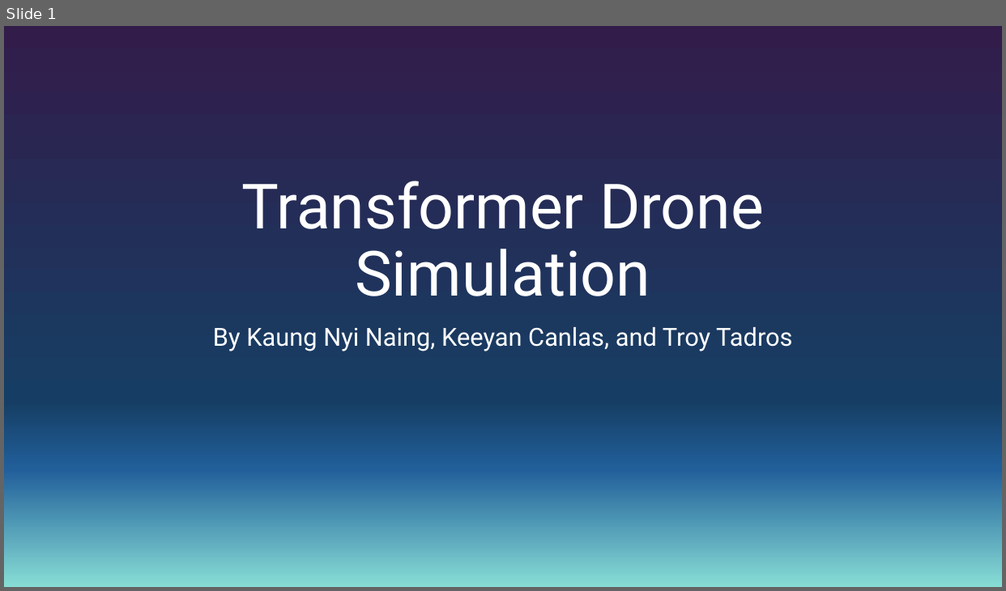
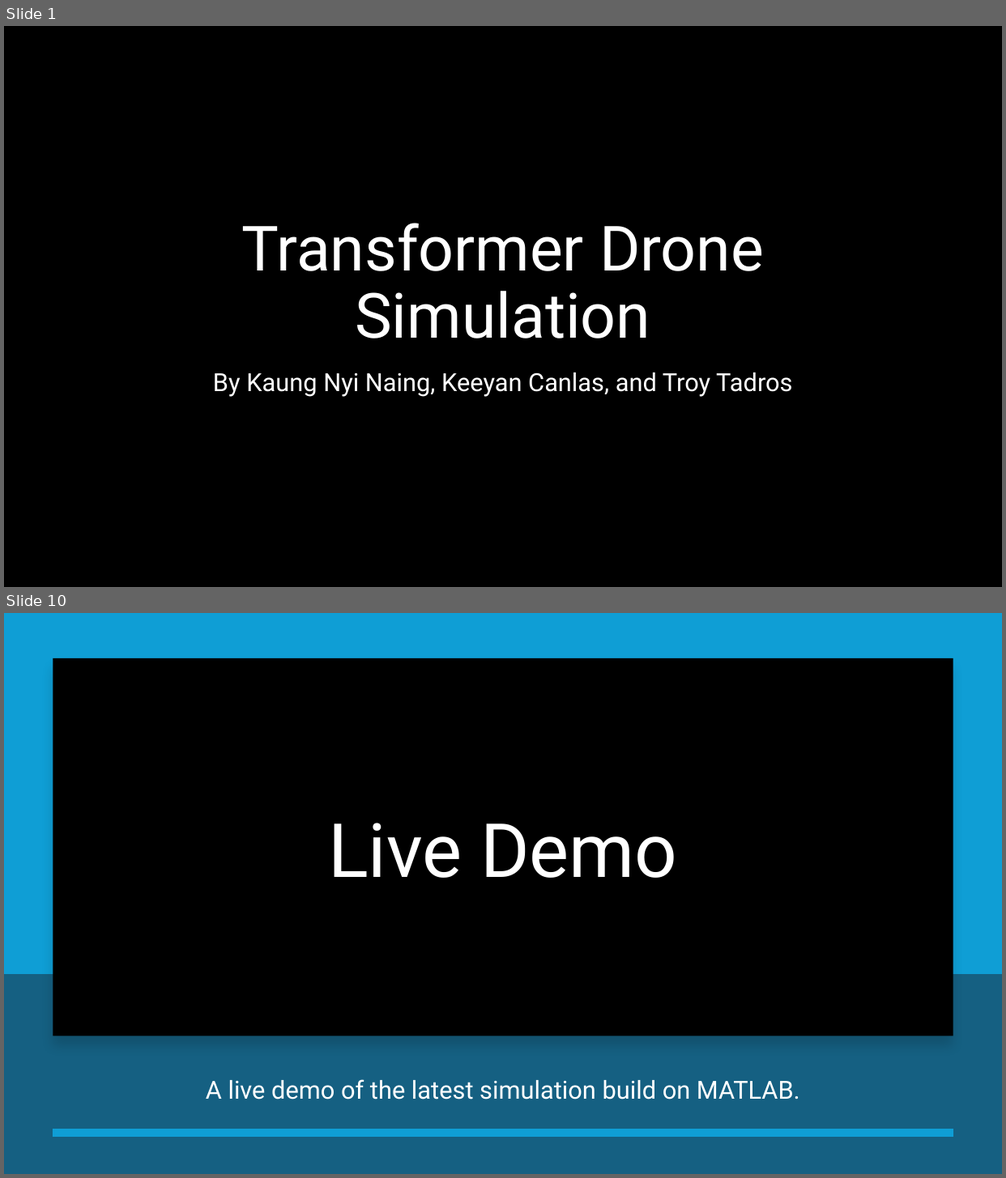
Before and after one commit to KNN1244/Transformer_Drone_RSCL, a slide deck: Documentation/Firday_3_6_2026_Presentation.pptx. Shown one above the other, each under a label of ours: slide 1 before the commit, slides 1 and 10 after it; the slides between them are not shown. The pictures are 1006x591 and 1006x1178 pixels, drawn with LibreOffice and Linux fonts; fonts in the diff are those of the drawing; background and template pictures are left out. Boxes give left, top, right and bottom in pixels: in the first picture for what was removed or moved away, otherwise in the second. Text is boxed around its words. In the diff, an @@ line names an element or a change of style, - is before the commit and + after.

```diff
--- a/Documentation/Firday_3_6_2026_Presentation.pptx
+++ b/Documentation/Firday_3_6_2026_Presentation.pptx
@@ slide 10 added at (4,613,1002,1174), background #156082 @@
@@ rectangle added at (4,613,1002,974), fill #0F9ED5 @@
@@ rectangle added at (53,658,953,1036), fill #000000 @@
@@ title added at (328,823,677,878), 72 pt, text #FFFFFF @@
+Live Demo
@@ text added at (206,1080,800,1100), 24 pt, text #FFFFFF @@
+A live demo of the latest simulation build on MATLAB.
@@ line added from (953, 1133) to (53, 1133), #0F9ED5 8 pt @@
@@ slide 1 changed as well @@
@@ background gradient #321C4A to #163E64 to #215F9A to #87DDD5 to picture (left out) @@
@@ rectangle added at (4,26,1002,587), fill #000000 @@
@@ title "Transformer Drone Simulation": place and size @@
-title "Transformer Drone Simulation" at (241,181,764,297)
+title "Transformer Drone Simulation" at (241,223,764,339)
@@ subtitle "By Kaung Nyi Naing, Keeyan ...": place and size @@
-subtitle "By Kaung Nyi Naing, Keeyan ..." at (213,327,792,352)
+subtitle "By Kaung Nyi Naing, Keeyan ..." at (213,373,792,397)
```
Also in this commit, not shown: 8 other slides added, 1 slide removed.
